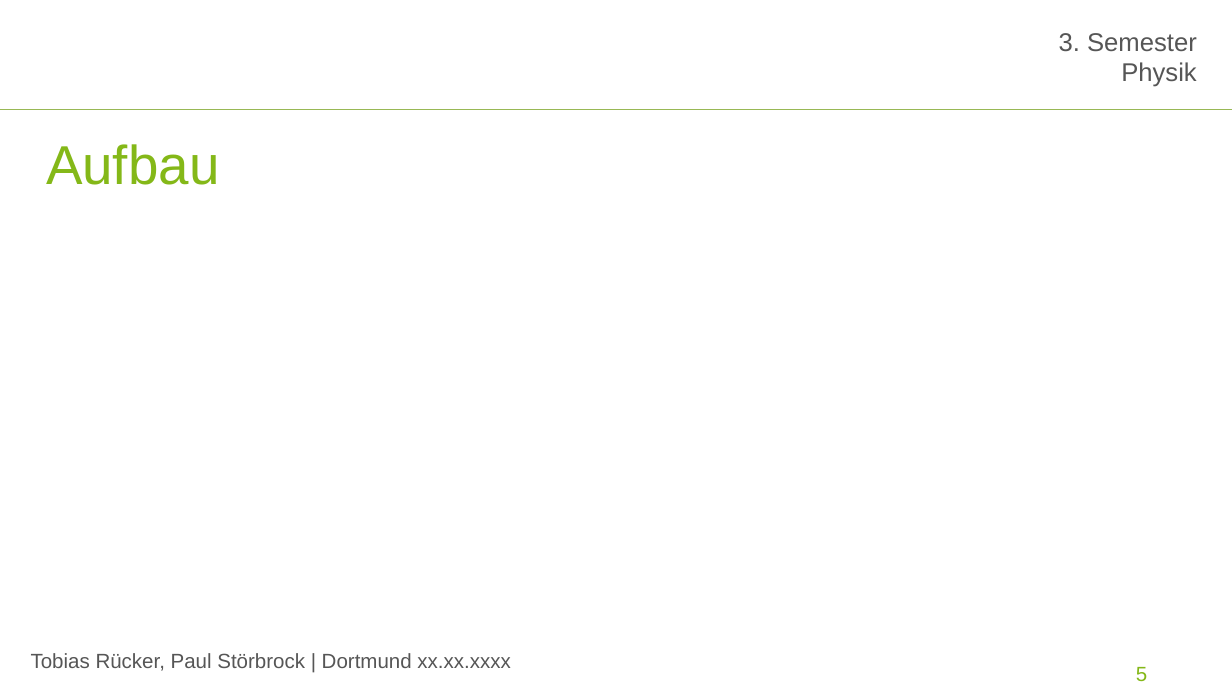
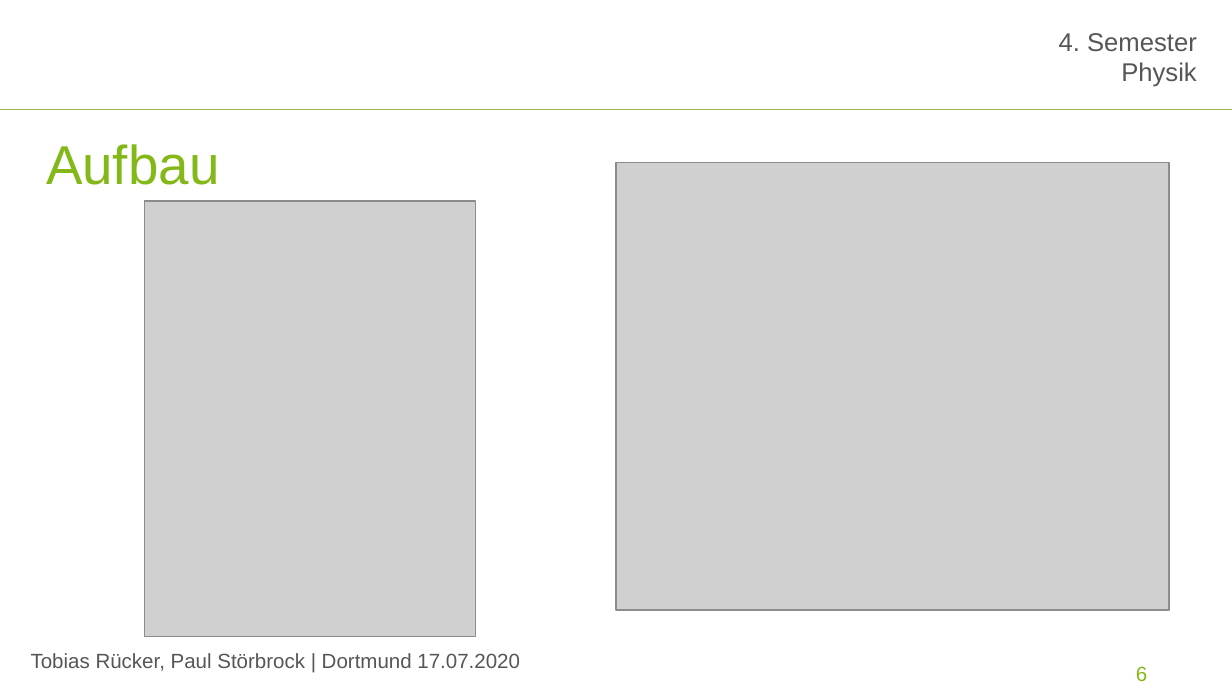
Before and after one commit to paul-stoerbrock/Praktikum, a slide deck: slide 6 of SV/SV_Millikan.pptx (slide 5 before the commit). Drawn at 1232x693 pixels with LibreOffice and Linux fonts; fonts in the diff are those of the drawing; grey boxes stand for pictures; background and template pictures are left out. Boxes give left, top, right and bottom in pixels: in the first picture for what was removed or moved away, otherwise in the second. Text is boxed around its words. In the diff, an @@ line names an element or a change of style, - is before the commit and + after.

```diff
--- a/SV/SV_Millikan.pptx
+++ b/SV/SV_Millikan.pptx
@@ text at [1059,33,1197,52]: text changed @@
-3. Semester
+4. Semester
@@ picture added at [616,163,1169,610] @@
@@ picture added at [145,201,477,636] @@
@@ text at [31,653,520,671]: text changed @@
-Tobias Rücker, Paul Störbrock | Dortmund xx.xx.xxxx
+Tobias Rücker, Paul Störbrock | Dortmund 17.07.2020
@@ page number at [1136,666,1147,682]: text changed @@
-5
+6
```
Also in this commit, not shown: 6 other slides changed, 5 slides added, 1 slide removed.
